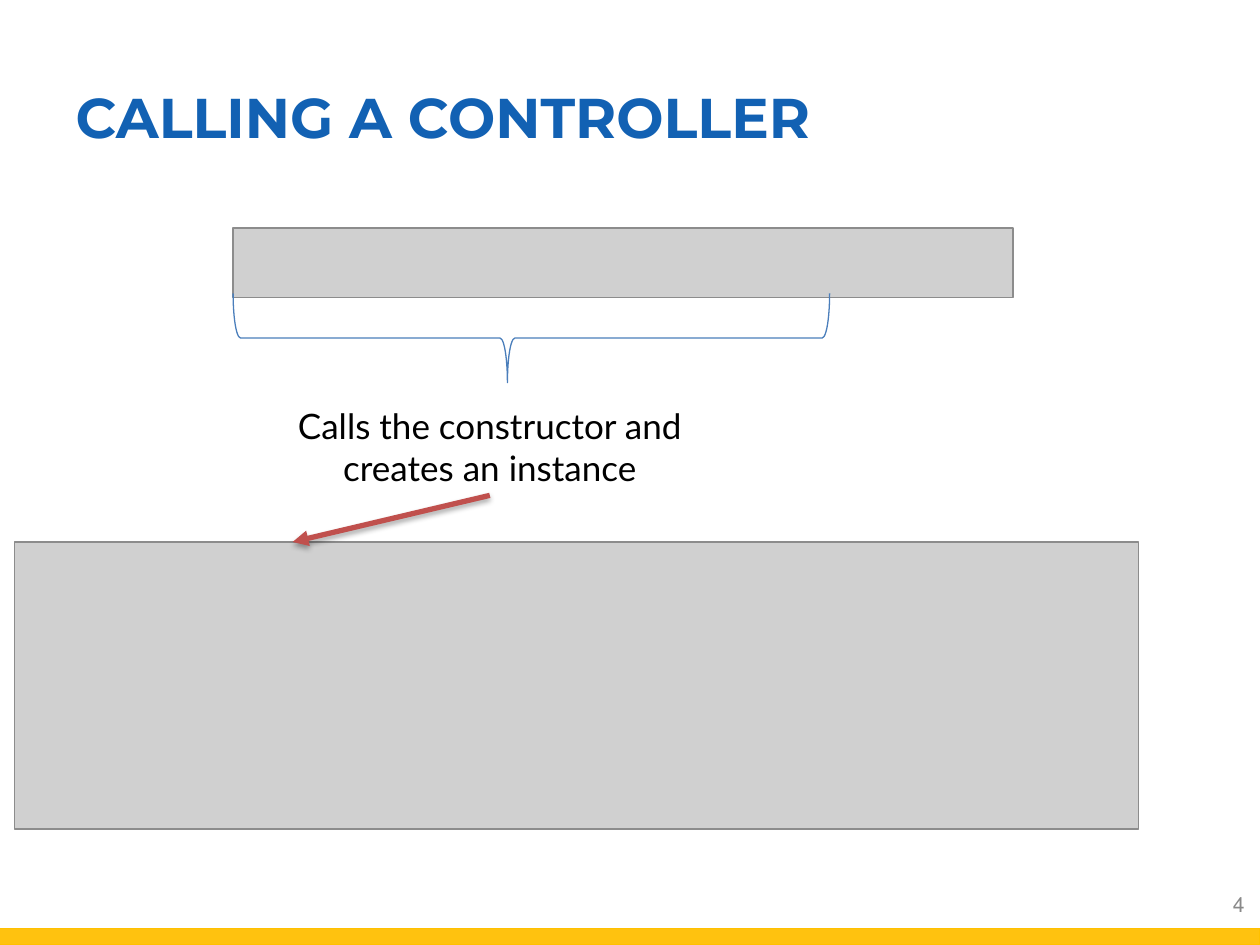
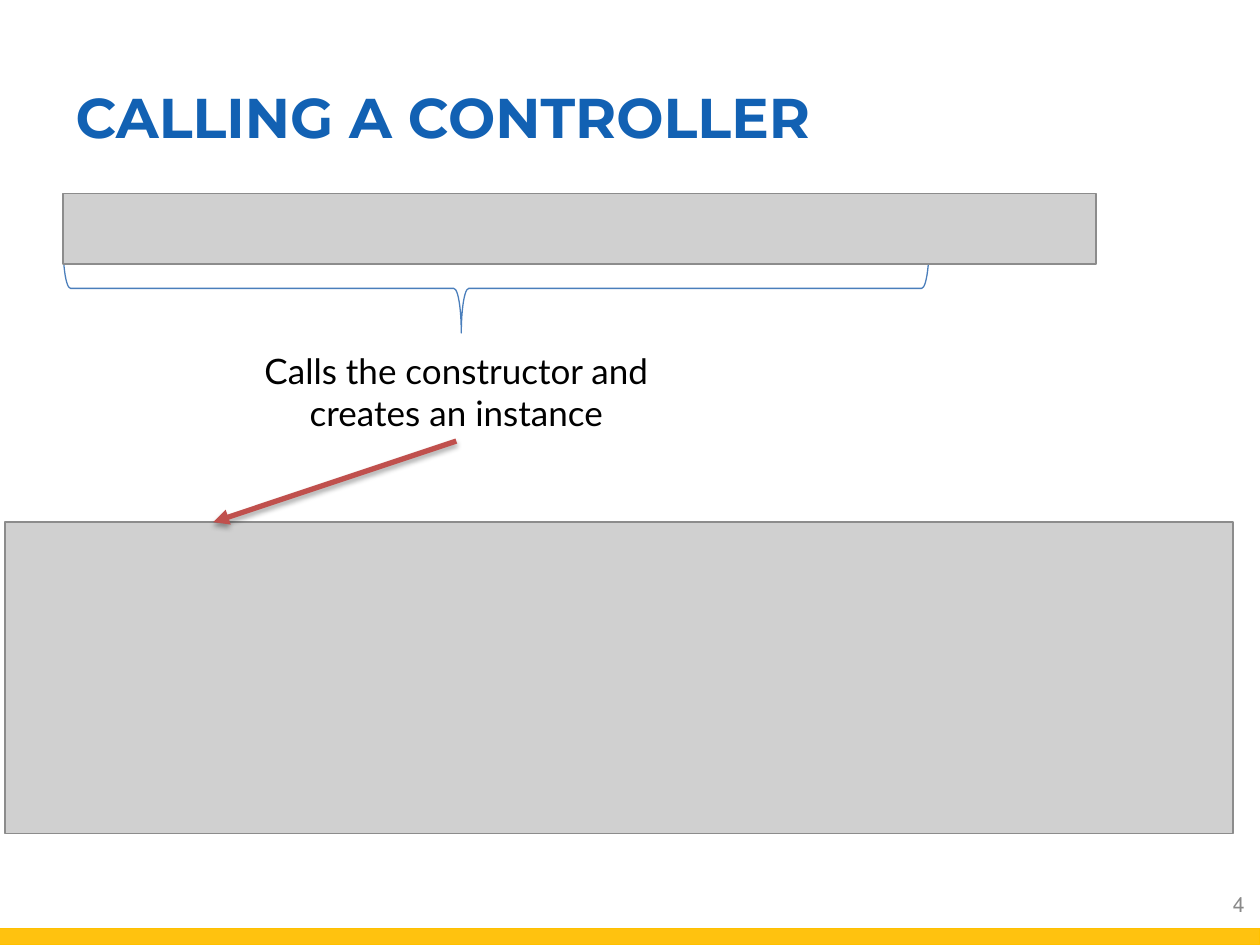
Before and after one commit to FireflyMigration/firefly-doc, a slide deck: slide 4 of dev-docs/guide/Training.pptx. Drawn at 1260x945 pixels with LibreOffice and Linux fonts; fonts in the diff are those of the drawing; grey boxes stand for pictures; background and template pictures are left out. Boxes give left, top, right and bottom in pixels: in the first picture for what was removed or moved away, otherwise in the second. Text is boxed around its words. In the diff, an @@ line names an element or a change of style, - is before the commit and + after.

Commit message:
Controller Life Cycle Demo

```diff
--- a/dev-docs/guide/Training.pptx
+++ b/dev-docs/guide/Training.pptx
@@ picture added at [63, 193, 1096, 263] @@
@@ picture removed at [233, 228, 1013, 297] @@
@@ right brace: place and size @@
-right brace at [233, 294, 829, 383]
+right brace at [63, 243, 929, 333]
@@ text "Calls the constructor and creates ...": place and size @@
-text "Calls the constructor and creates ..." at [298, 413, 682, 482]
+text "Calls the constructor and creates ..." at [264, 358, 648, 427]
@@ arrow moved from (490, 495) - (292, 542) to (456, 441) - (213, 522) @@
@@ picture: place and size @@
-picture at [15, 542, 1139, 829]
+picture at [5, 522, 1234, 833]
```
Also in this commit, not shown: 1 other slide changed, 3 other files.
